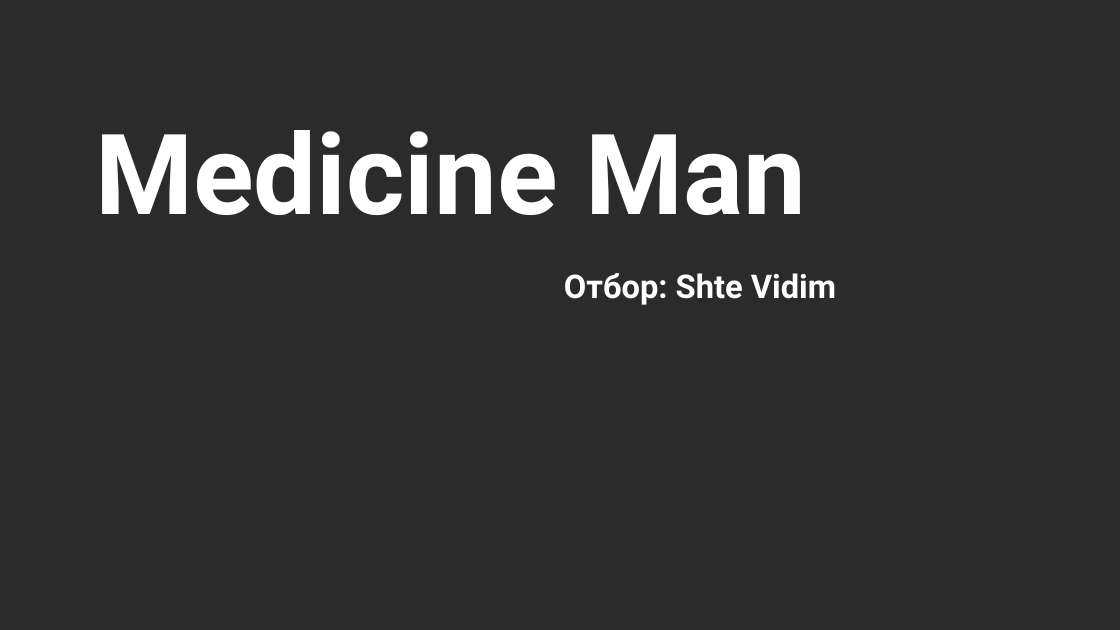
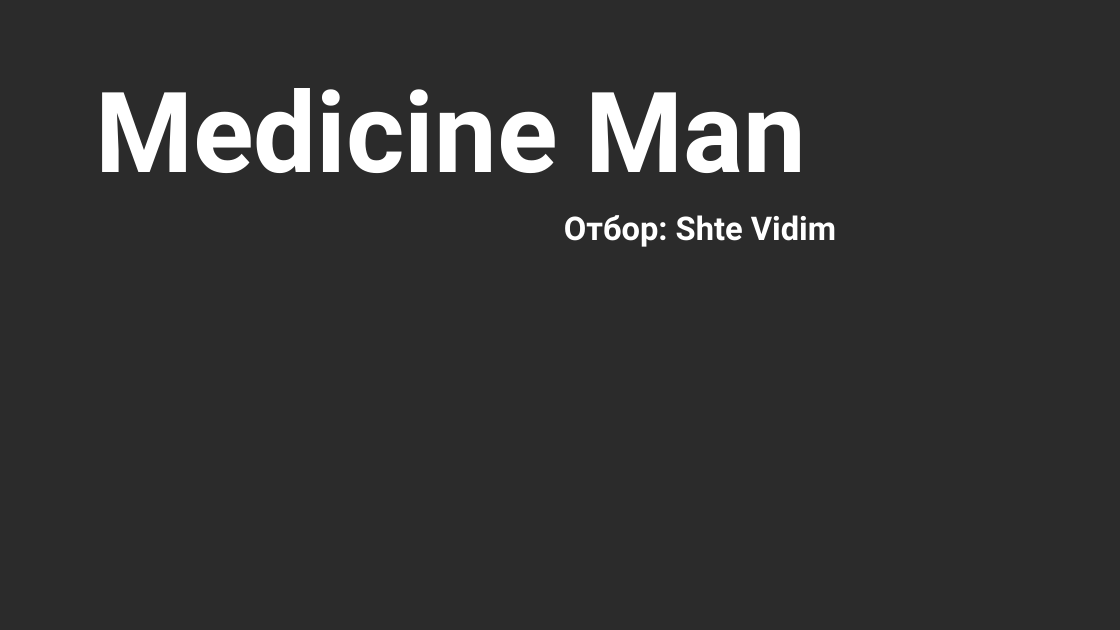
Before and after one commit to VicRattlehead502/Medicine-Man, a slide deck: slide 1 of Prezentaciq.pptx. Drawn at 1120x630 pixels with LibreOffice and Linux fonts; fonts in the diff are those of the drawing; background and template pictures are left out; a plain dark background stands for a picture behind light text. Boxes give left, top, right and bottom in pixels: in the first picture for what was removed or moved away, otherwise in the second. Text is boxed around its words. In the diff, an @@ line names an element or a change of style, - is before the commit and + after.

```diff
--- a/Prezentaciq.pptx
+++ b/Prezentaciq.pptx
@@ title "Medicine Man": place and size @@
-title "Medicine Man" at box(95, 130, 807, 215)
+title "Medicine Man" at box(95, 88, 807, 173)
@@ subtitle "Отбор: Shte Vidim": place and size @@
-subtitle "Отбор: Shte Vidim" at box(564, 273, 836, 305)
+subtitle "Отбор: Shte Vidim" at box(564, 215, 836, 247)
```
Also in this commit, not shown: 1 other slide changed, 8 slides added, 1 slide removed, 1 other file.
